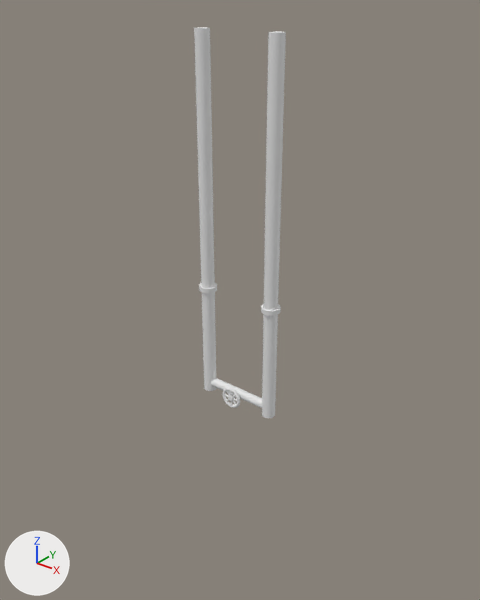
The glTF model src/assets/models/furniture/pipeRun_v1.glb, before and after one commit.
Camera for both pictures: a 50 mm camera at (3.75, -4.78, 4.1) aimed at (-0.09, 0.02, 1.12). Lighting does not change. The marker at lower left points along +X, +Y and +Z. The first picture is the older version. Materials are left out; every surface is plain grey. Where no turn or scale is listed for an object, it has been applied to the vertices. Vertices at exactly the same position are counted once.

Script lines for the objects in view, before the commit:
```python
me_mesh_0 = bpy.data.meshes.new('Mesh_0')
me_mesh_0.from_pydata(...)  # a 12-sided cylinder along z spanning x -0.47..-0.33, y -0.19..-0.05, z 0.0..3.7; a 12-sided cylinder along z spanning x -0.5..-0.3, y -0.22..-0.02, z 1.2..1.25; a 12-sided cylinder along z spanning x 0.33..0.47, y -0.19..-0.05, z 0.0..3.7; a 12-sided cylinder along z spanning x 0.3..0.5, y -0.22..-0.02, z 1.2..1.25; a 10-sided cylinder along x spanning x -0.4..0.4, y -0.17..-0.07, z 0.05..0.15
me_mesh_0.materials.append(mat_mat_pipemetal_ffffff)
ob_mesh_0 = bpy.data.objects.new('Mesh_0', me_mesh_0)
ob_mesh_0.location = (0.0, 0.0, 0.0)
```
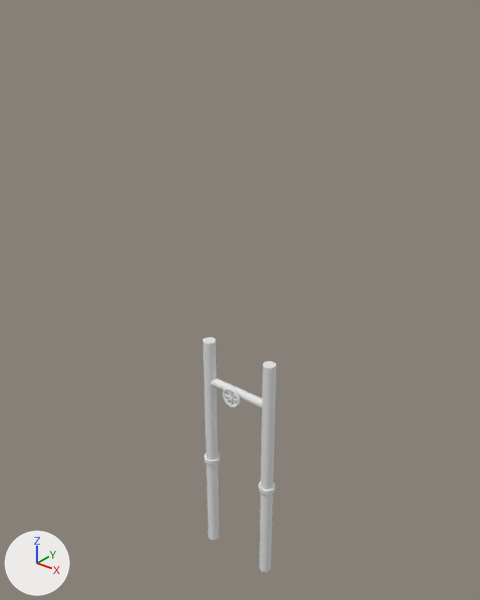
Boxes (x1, y1, x2, y2) around the edits, measured in the pictures (480 x 600 px; the box of a moved part takes in the faces that stretch with it):
'Mesh_0', reshaped (19% narrower, 40% shorter)
    before: (194, 27, 286, 418)
    after: (203, 337, 277, 572)
part 1 of me_mesh_0, added
    after: (203, 337, 219, 540)
part 2 of me_mesh_0, moved or reshaped
    before: (199, 283, 217, 293)
    after: (204, 453, 220, 465)
part 3 of me_mesh_0, added
    after: (259, 361, 277, 572)
part 4 of me_mesh_0, moved or reshaped
    before: (261, 304, 281, 316)
    after: (258, 481, 275, 495)
part 5 of me_mesh_0, deleted
    before: (194, 27, 216, 391)
part 6 of me_mesh_0, deleted
    before: (262, 31, 286, 418)

The change, as a list of edits to the scene's bpy script:
```text
Change me_mesh_0:
    used by ob_mesh_0; location = (0.0, 0.0, 0.0)
    remove me_mesh_0.from_pydata(...)  # 126 vertices, 232 faces; spans x -0.5..0.5, y -0.22..-0.02, z 0.0..3.7
    add me_mesh_0.from_pydata(...)  # 126 vertices, 232 faces; spans x -0.5..0.5, y -0.22..-0.02, z -2.2..0.6
    me_mesh_0 part 1: a new loose piece, a 12-sided cylinder along z spanning x -0.47..-0.33, y -0.19..-0.05, z -2.2..0.6
    me_mesh_0 part 2: the loose piece of 26 vertices spanning x -0.5..-0.3, y -0.22..-0.02, z 1.2..1.25 is moved by (0.0, 0.0, -2.2)
    me_mesh_0 part 3: a new loose piece, a 12-sided cylinder along z spanning x 0.33..0.47, y -0.19..-0.05, z -2.2..0.6
    me_mesh_0 part 4: the loose piece of 26 vertices spanning x 0.3..0.5, y -0.22..-0.02, z 1.2..1.25 is moved by (0.0, 0.0, -2.2)
    me_mesh_0 part 5: the loose piece of 26 vertices spanning x -0.47..-0.33, y -0.19..-0.05, z 0.0..3.7 is deleted
    me_mesh_0 part 6: the loose piece of 26 vertices spanning x 0.33..0.47, y -0.19..-0.05, z 0.0..3.7 is deleted
```
